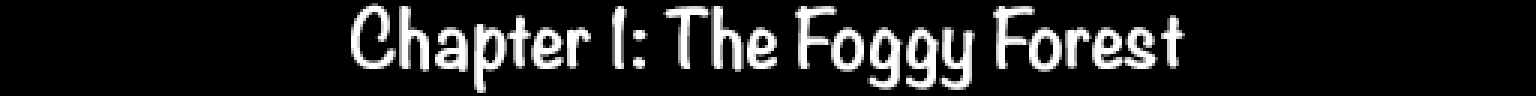
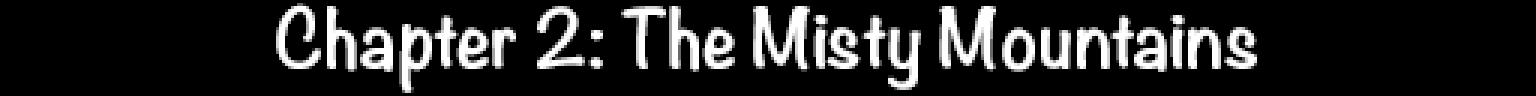
Revision of a layered 1536 x 96 image; what changed, layer by layer:
added layer "Chapter 2: The Misty Mountains" (1st of 2) above "Chapter 2: The Misty Mountains" over [276, 3, 1257, 93]
hid "Chapter 1: The Foggy Forest" (1st of 2) over [351, 3, 1185, 93]
